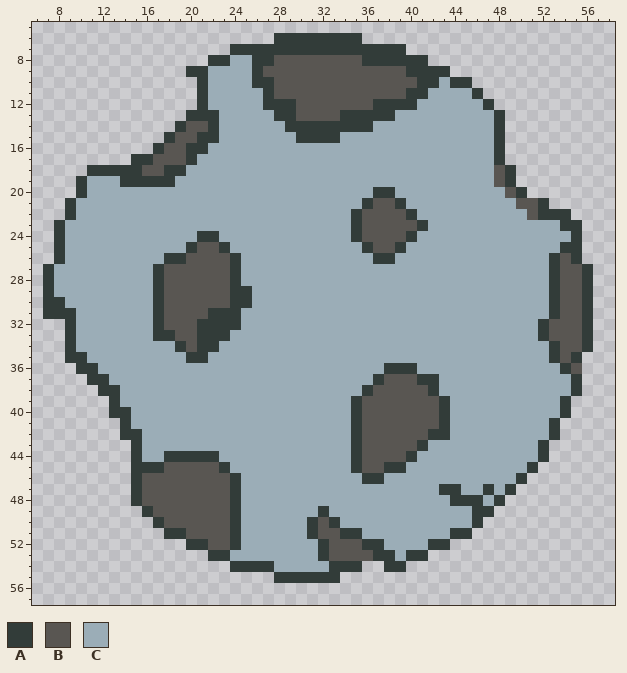
Pixel-art file: assets/textures/v0idp/meteor.ase. The first picture shows the starting point.
64x64 pixels, 1 frame. Shown: x 6..58, y 5..57.
Palette (. is transparent): A #323c39  B #595652  C #9badb7
Pixels before (only the part around the change), first column x 13:
 6 ...............AAAAAAAA.......................
 7 ...........AAAAAAAAAAAAAAAA...................
 8 .........AACCAABBBBBBBBAAAAAA.................
 9 .......AACCCCABBBBBBBBBBBBBAAAA...............
10 ........ACCCCAABBBBBBBBBBBBBAACAA.............
11 ........ACCCCCABBBBBBBBBBBBAACCCCA............
12 ........ACCCCCAAABBBBBBBAAAACCCCCCA...........
13 .......AAACCCCCAABBBBAAAAACCCCCCCCCA..........
14 ......ABBACCCCCCAAAAAAAACCCCCCCCCCCA..........
15 .....ABBAACCCCCCCAAAACCCCCCCCCCCCCCA..........
16 ....ABBAACCCCCCCCCCCCCCCCCCCCCCCCCCA..........
17 ..AABBBACCCCCCCCCCCCCCCCCCCCCCCCCCCA..........
18 AAABBAACCCCCCCCCCCCCCCCCCCCCCCCCCCCBA.........
19 CAAAAACCCCCCCCCCCCCCCCCCCCCCCCCCCCCBA.........
20 CCCCCCCCCCCCCCCCCCCCCCCCAACCCCCCCCCCBA........
21 CCCCCCCCCCCCCCCCCCCCCCCABBACCCCCCCCCCBBA......
22 CCCCCCCCCCCCCCCCCCCCCCABBBBACCCCCCCCCCBAAA....
23 CCCCCCCCCCCCCCCCCCCCCCABBBBBACCCCCCCCCCCCAA...
24 CCCCCCCCAACCCCCCCCCCCCABBBBACCCCCCCCCCCCCCA...
25 CCCCCCCABBACCCCCCCCCCCCABBACCCCCCCCCCCCCCAA...
26 CCCCCAABBBBACCCCCCCCCCCCAACCCCCCCCCCCCCCABA...
27 CCCCABBBBBBACCCCCCCCCCCCCCCCCCCCCCCCCCCCABBA..
28 CCCCABBBBBBACCCCCCCCCCCCCCCCCCCCCCCCCCCCABBA..
29 CCCCABBBBBBAACCCCCCCCCCCCCCCCCCCCCCCCCCCABBA..
30 CCCCABBBBBBAACCCCCCCCCCCCCCCCCCCCCCCCCCCABBA..
31 CCCCABBBBAAACCCCCCCCCCCCCCCCCCCCCCCCCCCCABBA..
32 CCCCABBBAAAACCCCCCCCCCCCCCCCCCCCCCCCCCCABBBA..
33 CCCCAABBAAACCCCCCCCCCCCCCCCCCCCCCCCCCCCABBBA..
34 CCCCCCABAACCCCCCCCCCCCCCCCCCCCCCCCCCCCCCABBA..
35 CCCCCCCAACCCCCCCCCCCCCCCCCCCCCCCCCCCCCCCABA...
36 CCCCCCCCCCCCCCCCCCCCCCCCCAAACCCCCCCCCCCCCAB...
37 CCCCCCCCCCCCCCCCCCCCCCCCABBBAACCCCCCCCCCCCA...
38 ACCCCCCCCCCCCCCCCCCCCCCABBBBBACCCCCCCCCCCCA...
39 ACCCCCCCCCCCCCCCCCCCCCABBBBBBBACCCCCCCCCCA....
40 AACCCCCCCCCCCCCCCCCCCCABBBBBBBACCCCCCCCCCA....
41 .ACCCCCCCCCCCCCCCCCCCCABBBBBBBACCCCCCCCCA.....
42 .AACCCCCCCCCCCCCCCCCCCABBBBBBAACCCCCCCCCA.....
43 ..ACCCCCCCCCCCCCCCCCCCABBBBBACCCCCCCCCCA......
44 ..ACCAAAAACCCCCCCCCCCCABBBBACCCCCCCCCCCA......
45 ..AAABBBBBACCCCCCCCCCCABBAACCCCCCCCCCCA.......
46 ..ABBBBBBBBACCCCCCCCCCCAACCCCCCCCCCCCA........
47 ..ABBBBBBBBACCCCCCCCCCCCCCCCCCAACCACA.........
48 ..ABBBBBBBBACCCCCCCCCCCCCCCCCCCAAACA..........
49 ...ABBBBBBBACCCCCCCACCCCCCCCCCCCCAA...........
50 ....ABBBBBBACCCCCCABACCCCCCCCCCCCA............
51 .....AABBBBACCCCCCABBAACCCCCCCCAA.............
52 .......AABBACCCCCCCABBBAACCCCAA...............
Now the later version:
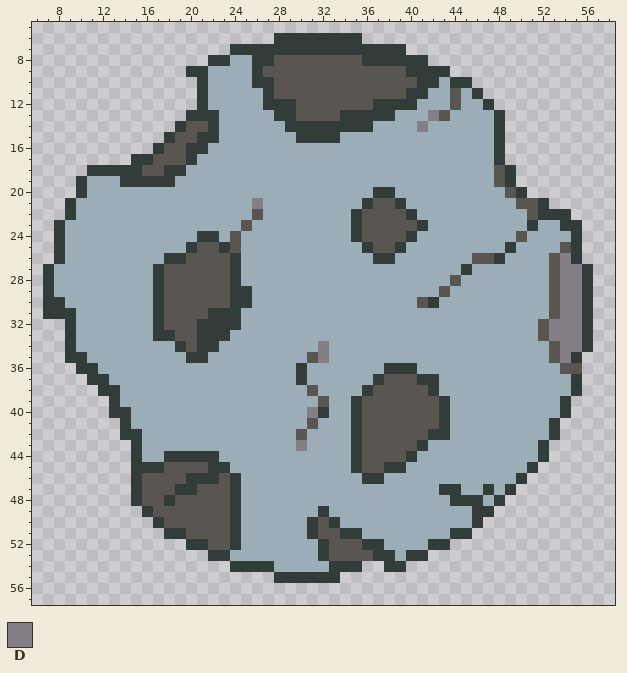
Colours new in this view: D #847e87
Diff:
{"y":11,"x":44,"old":"C","new":"B"}
{"y":12,"x":44,"old":"C","new":"B"}
{"y":13,"x":42,"old":"CC","new":"DB"}
{"y":14,"x":41,"old":"C","new":"D"}
{"y":21,"x":26,"old":"C","new":"D"}
{"y":22,"x":26,"old":"C","new":"B"}
{"y":23,"x":25,"old":"C","new":"B"}
{"y":23,"x":51,"old":"C","new":"A"}
{"y":24,"x":24,"old":"C","new":"B"}
{"y":24,"x":50,"old":"C","new":"B"}
{"y":25,"x":24,"old":"C","new":"B"}
{"y":25,"x":49,"old":"C","new":"A"}
{"y":25,"x":54,"old":"A","new":"B"}
{"y":26,"x":46,"old":"CCC","new":"BBA"}
{"y":26,"x":53,"old":"AB","new":"BD"}
{"y":27,"x":45,"old":"C","new":"A"}
{"y":27,"x":53,"old":"ABB","new":"BDD"}
{"y":28,"x":44,"old":"C","new":"B"}
{"y":28,"x":53,"old":"ABB","new":"BDD"}
{"y":29,"x":43,"old":"C","new":"B"}
{"y":29,"x":53,"old":"ABB","new":"BDD"}
{"y":30,"x":41,"old":"CC","new":"BA"}
{"y":30,"x":53,"old":"ABB","new":"BDD"}
{"y":31,"x":53,"old":"ABB","new":"BDD"}
{"y":32,"x":52,"old":"ABBB","new":"BDDD"}
{"y":33,"x":52,"old":"ABBB","new":"BDDD"}
{"y":34,"x":32,"old":"C","new":"D"}
{"y":34,"x":53,"old":"ABB","new":"BDD"}
{"y":35,"x":31,"old":"CC","new":"BD"}
{"y":35,"x":53,"old":"AB","new":"BD"}
{"y":36,"x":30,"old":"C","new":"A"}
{"y":36,"x":54,"old":"A","new":"B"}
{"y":37,"x":30,"old":"C","new":"A"}
{"y":38,"x":31,"old":"C","new":"B"}
{"y":39,"x":32,"old":"C","new":"B"}
{"y":40,"x":31,"old":"CC","new":"DA"}
{"y":41,"x":31,"old":"C","new":"B"}
{"y":42,"x":30,"old":"C","new":"B"}
{"y":43,"x":30,"old":"C","new":"D"}
{"y":45,"x":22,"old":"B","new":"A"}
{"y":46,"x":20,"old":"BBB","new":"AAA"}
{"y":47,"x":19,"old":"BB","new":"AA"}
{"y":48,"x":18,"old":"B","new":"A"}
{"label":"changed","picture_box":[417,88,461,132]}
{"label":"changed","picture_box":[230,198,263,253]}
{"label":"changed","picture_box":[417,220,582,374]}
{"label":"changed","picture_box":[296,341,329,451]}
{"label":"changed","picture_box":[164,462,219,506]}
